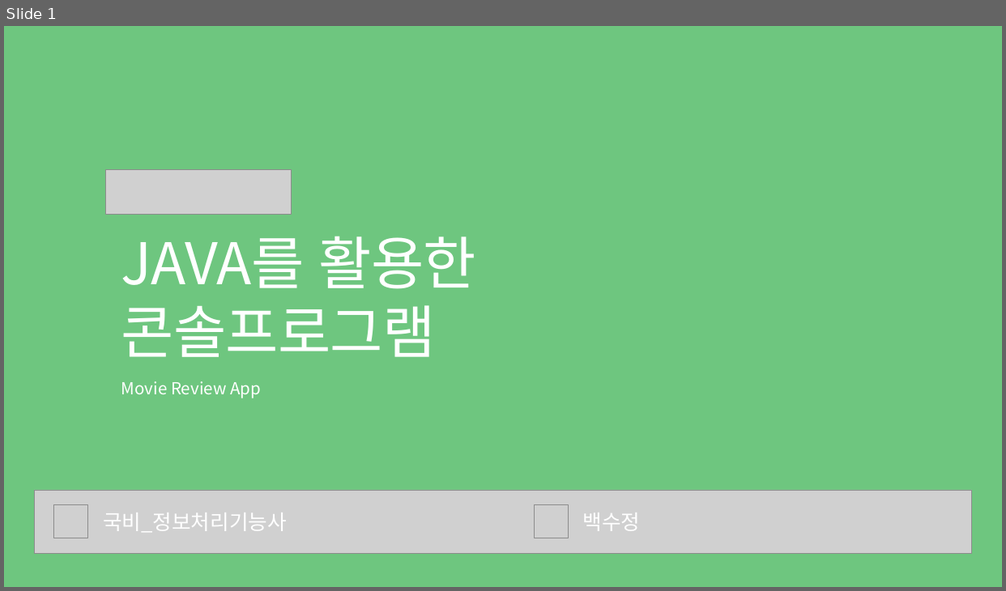
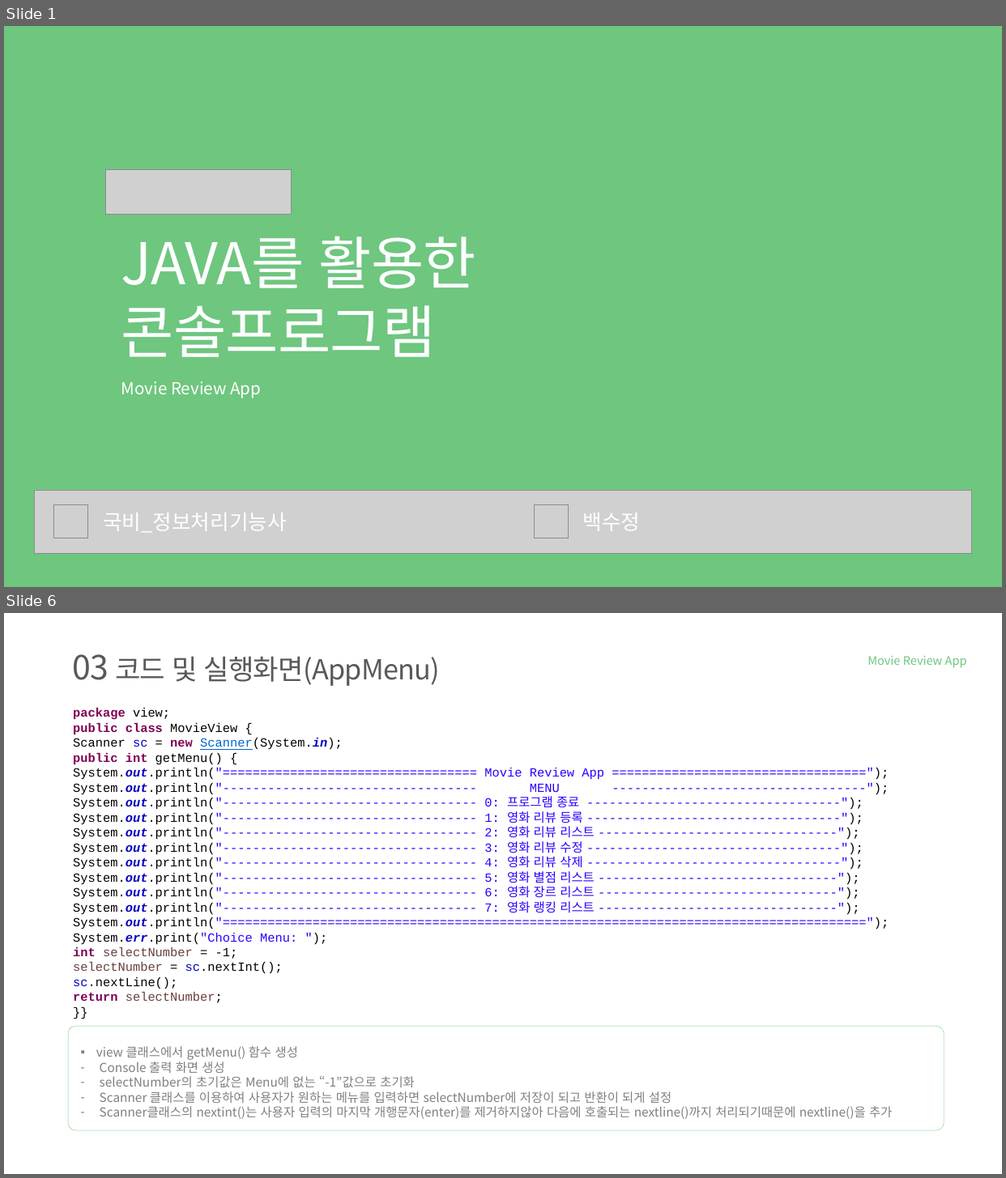
Before and after one commit to tnwjd121/MovieApp, a slide deck: ppt/국비(정보처리기능사)_백수정.pptx. Shown one above the other, each under a label of ours: slide 1 before the commit, slides 1 and 6 after it; the slides between them are not shown. The pictures are 1006x591 and 1006x1178 pixels, drawn with LibreOffice and Linux fonts; fonts in the diff are those of the drawing; grey boxes stand for pictures; background and template pictures are left out. Boxes give left, top, right and bottom in pixels: in the first picture for what was removed or moved away, otherwise in the second. Text is boxed around its words. In the diff, an @@ line names an element or a change of style, - is before the commit and + after.

Commit message:
프로젝트 랭크 함수 수정 및 data 추가

```diff
--- a/ppt/국비(정보처리기능사)_백수정.pptx
+++ b/ppt/국비(정보처리기능사)_백수정.pptx
@@ slide 6 added at [4, 613, 1002, 1174], background #FFFFFF @@
@@ text added at [72, 654, 439, 686], 40 pt, text #595959 @@
+03 코드 및 실행화면(AppMenu)
@@ text added at [867, 656, 967, 668], 17 pt, text #6EC67F @@
+Movie Review App
@@ text added at [73, 708, 889, 1003], 18 pt, text #2A00FF @@
+package view;
+public class MovieView {
+Scanner sc = new Scanner(System.in);
+public int getMenu() {
+System.out.println("================================== Movie Review App ==================================");
+System.out.println("---------------------------------- MENU ----------------------------------");
+System.out.println("---------------------------------- 0: 프로그램 종료 ----------------------------------");
+System.out.println("---------------------------------- 1: 영화 리뷰 등록 ----------------------------------");
+System.out.println("---------------------------------- 2: 영화 리뷰 리스트 --------------------------------");
+System.out.println("---------------------------------- 3: 영화 리뷰 수정 ----------------------------------");
+System.out.println("---------------------------------- 4: 영화 리뷰 삭제 ----------------------------------");
+System.out.println("---------------------------------- 5: 영화 별점 리스트 --------------------------------");
+System.out.println("---------------------------------- 6: 영화 장르 리스트 --------------------------------");
+System.out.println("---------------------------------- 7: 영화 랭킹 리스트 --------------------------------");
+System.out.println("======================================================================================");
+System.err.print("Choice Menu: ");
+int selectNumber = -1;
+selectNumber = sc.nextInt();
+sc.nextLine();
+return selectNumber;
+}}
@@ rounded rectangle added at [68, 1026, 944, 1131], outline #75D387 0.5 pt @@
@@ text added at [96, 1046, 892, 1119], 18 pt, text #808080 @@
+▪ view 클래스에서 getMenu() 함수 생성
+– Console 출력 화면 생성
+– selectNumber의 초기값은 Menu에 없는 “-1”값으로 초기화
+– Scanner 클래스를 이용하여 사용자가 원하는 메뉴를 입력하면 selectNumber에 저장이 되고 반환이 되게 설정
+– Scanner클래스의 nextint()는 사용자 입력의 마지막 개행문자(enter)를 제거하지않아 다음에 호출되는 nextline()까지 처리되기때문에 nextline()을 추가
```
Also in this commit, not shown: 4 slides changed, 4 other slides added, 1 slide removed, 3 other files.
